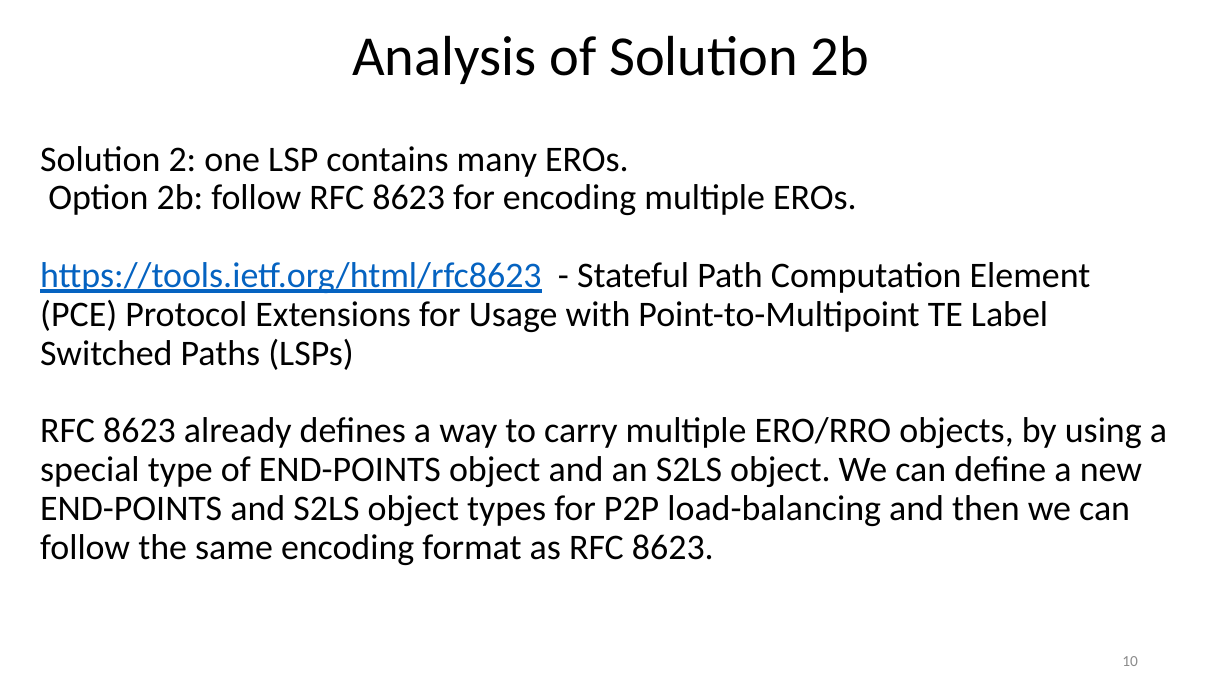
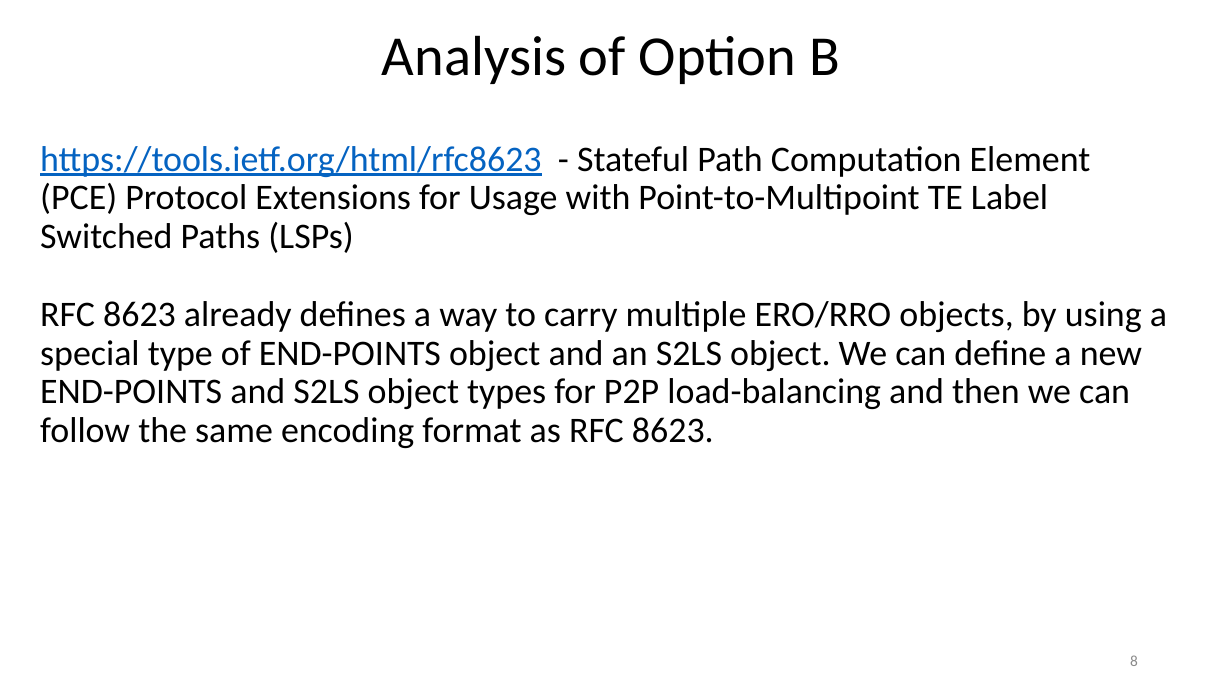
Before and after one commit to mkoldych-cisco/ietf105, a slide deck: slide 8 of pcep_multiple_ERO.pptx (slide 10 before the commit). Drawn at 1232x693 pixels with LibreOffice and Linux fonts; fonts in the diff are those of the drawing. Boxes give left, top, right and bottom in pixels: in the first picture for what was removed or moved away, otherwise in the second. Text is boxed around its words. In the diff, an @@ line names an element or a change of style, - is before the commit and + after.

```diff
--- a/pcep_multiple_ERO.pptx
+++ b/pcep_multiple_ERO.pptx
@@ title at box(382, 35, 840, 84): text changed @@
-Analysis of Solution 2b
+Analysis of Option B
@@ text at box(40, 146, 857, 215): paragraphs removed @@
-Solution 2: one LSP contains many EROs.
-Option 2b: follow RFC 8623 for encoding multiple EROs.
@@ page number at box(1130, 655, 1138, 666): text changed @@
-10
+8
```
Also in this commit, not shown: 9 other slides changed, 1 slide removed.
